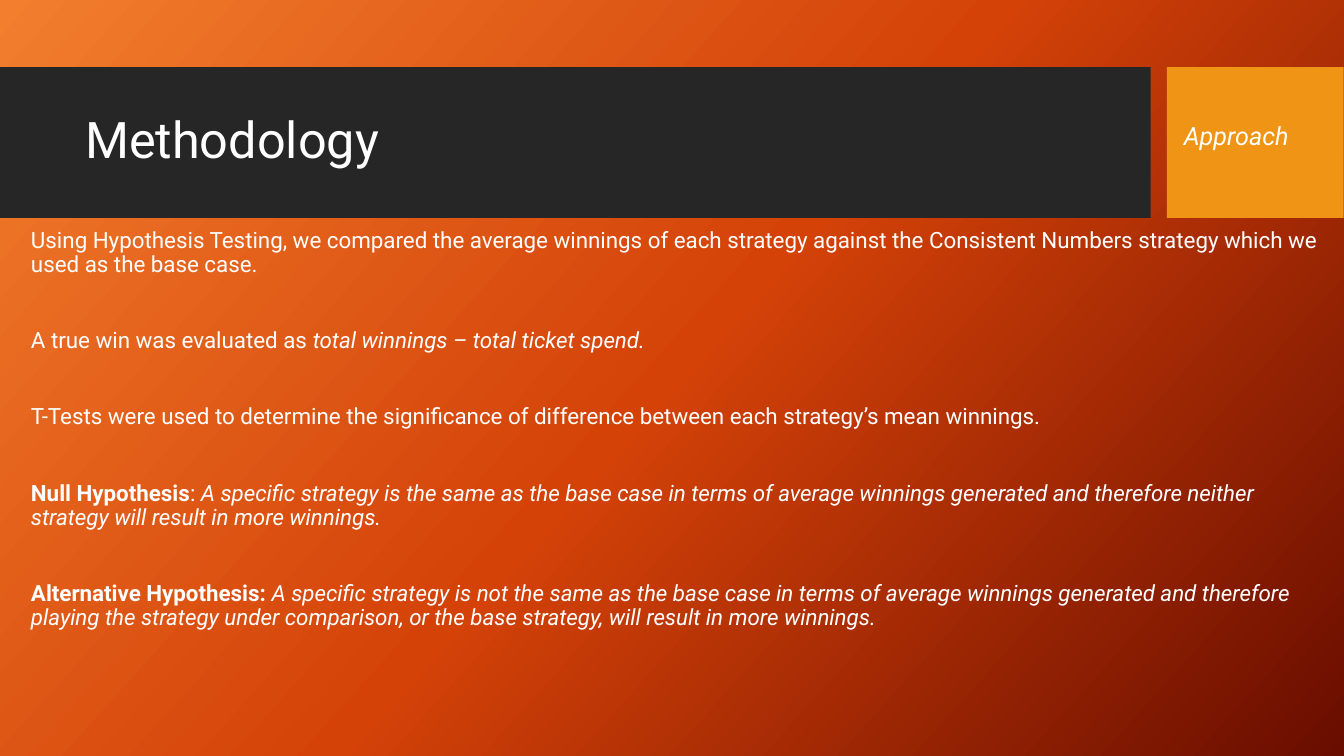
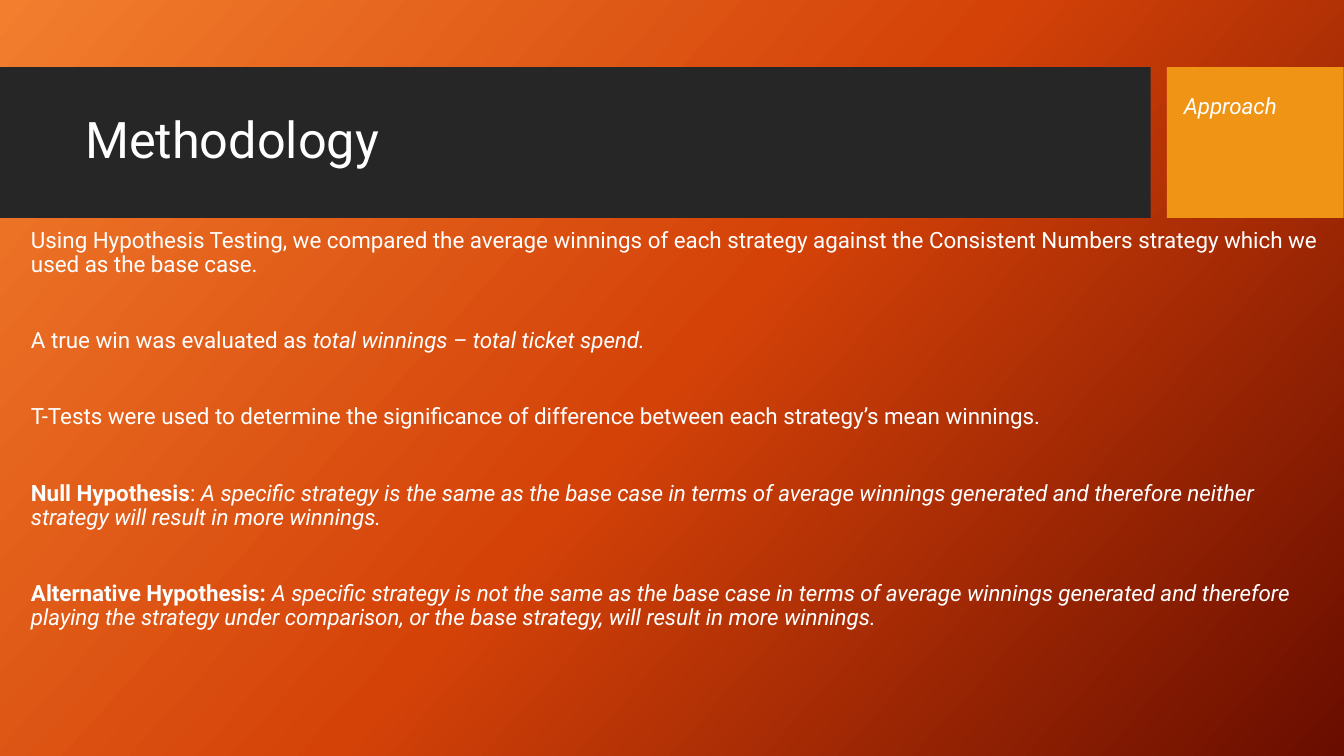
Before and after one commit to stephen-haslett/Data698ResearchProject, a slide deck: slide 6 of Presentation/StephenHaslett-Data698CapstoneProjectPresentation.pptx. Drawn at 1344x756 pixels with LibreOffice and Linux fonts; fonts in the diff are those of the drawing; background and template pictures are left out. Boxes give left, top, right and bottom in pixels: in the first picture for what was removed or moved away, otherwise in the second. Text is boxed around its words. In the diff, an @@ line names an element or a change of style, - is before the commit and + after.

```diff
--- a/Presentation/StephenHaslett-Data698CapstoneProjectPresentation.pptx
+++ b/Presentation/StephenHaslett-Data698CapstoneProjectPresentation.pptx
@@ text "Approach": place and size @@
-text "Approach" at [1184,126,1289,150]
+text "Approach" at [1184,97,1277,119]
@@ text "Approach" at [1184,97,1277,119]: size 18 to 16 pt @@
```
Also in this commit, not shown: 6 other slides changed, 5 slides added, 1 slide removed.
